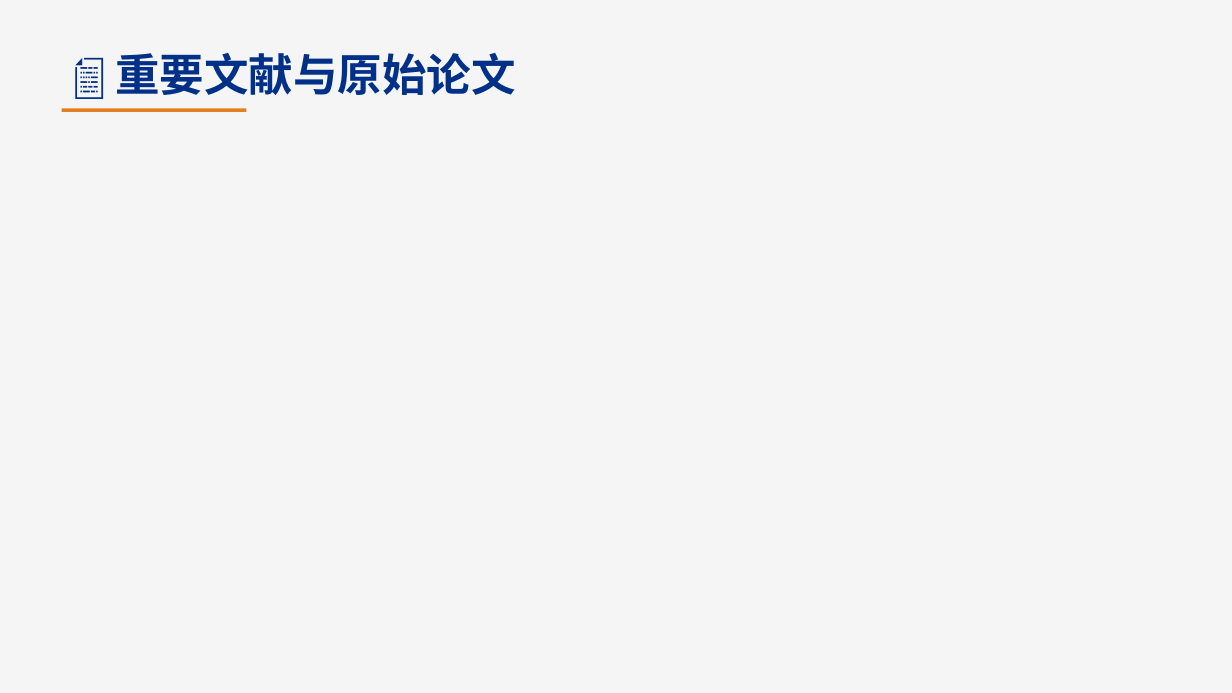
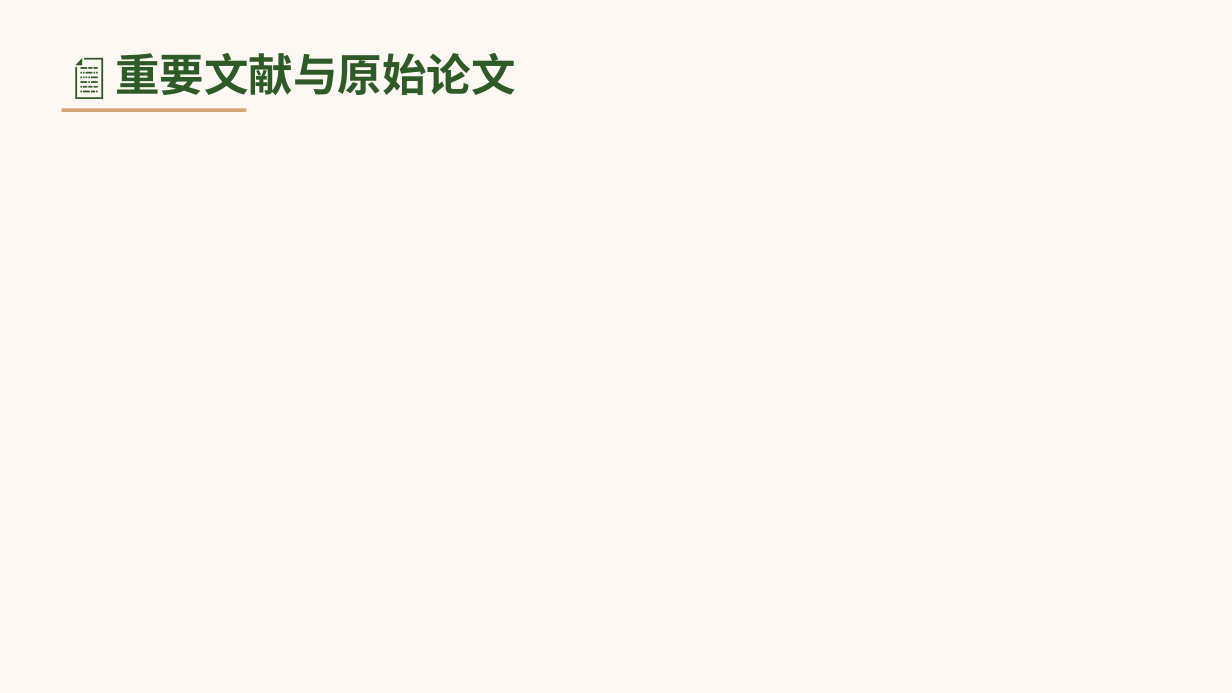
Before and after one commit to lijianguoa/genetics-learning-100-days, a slide deck: slide 6 of ppt/2026-05-13_genetics_day004.pptx. Drawn at 1232x693 pixels with LibreOffice and Linux fonts; fonts in the diff are those of the drawing. Boxes give left, top, right and bottom in pixels: in the first picture for what was removed or moved away, otherwise in the second. Text is boxed around its words. In the diff, an @@ line names an element or a change of style, - is before the commit and + after.

Commit message:
Regenerate Day4 PPT (Forest & Moss style)

```diff
--- a/ppt/2026-05-13_genetics_day004.pptx
+++ b/ppt/2026-05-13_genetics_day004.pptx
@@ background #F5F5F5 to #FDF8F3 @@
@@ text "📄 重要文献与原始论文" at bbox=[115, 53, 516, 95]: text colour #003087 to #2D5A27 @@
@@ rectangle at bbox=[62, 108, 246, 112]: fill #E67E22 to #D4A574 @@
```
Also in this commit, not shown: 11 other slides changed.
